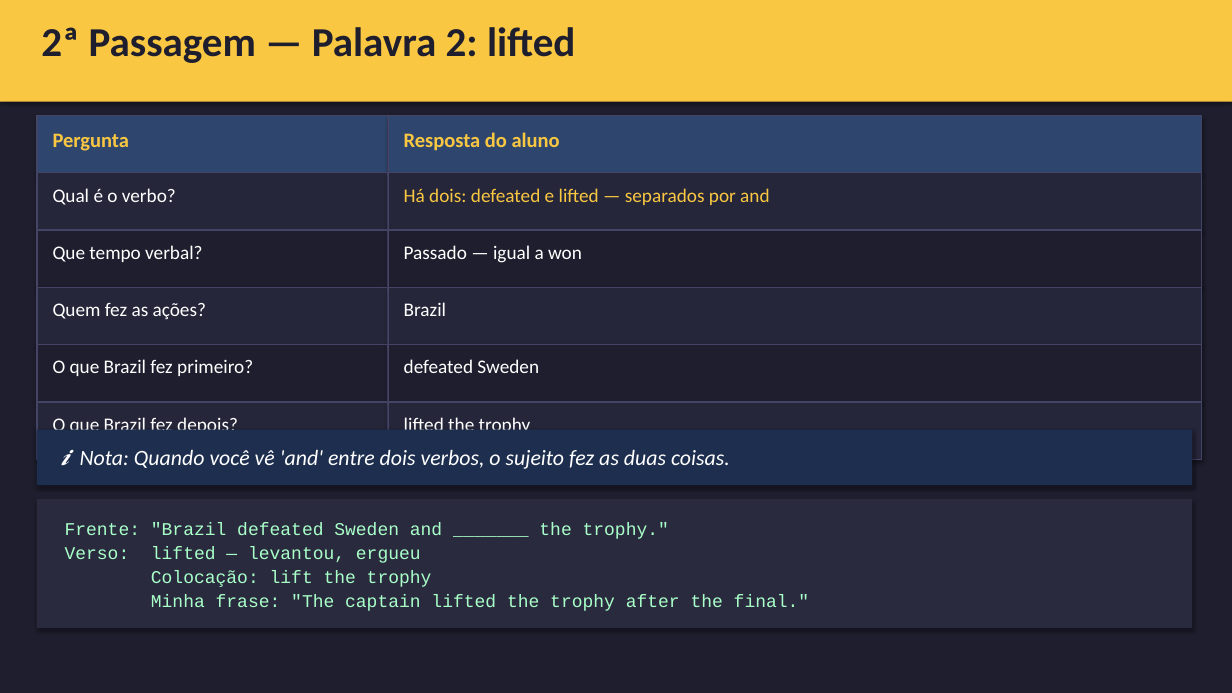
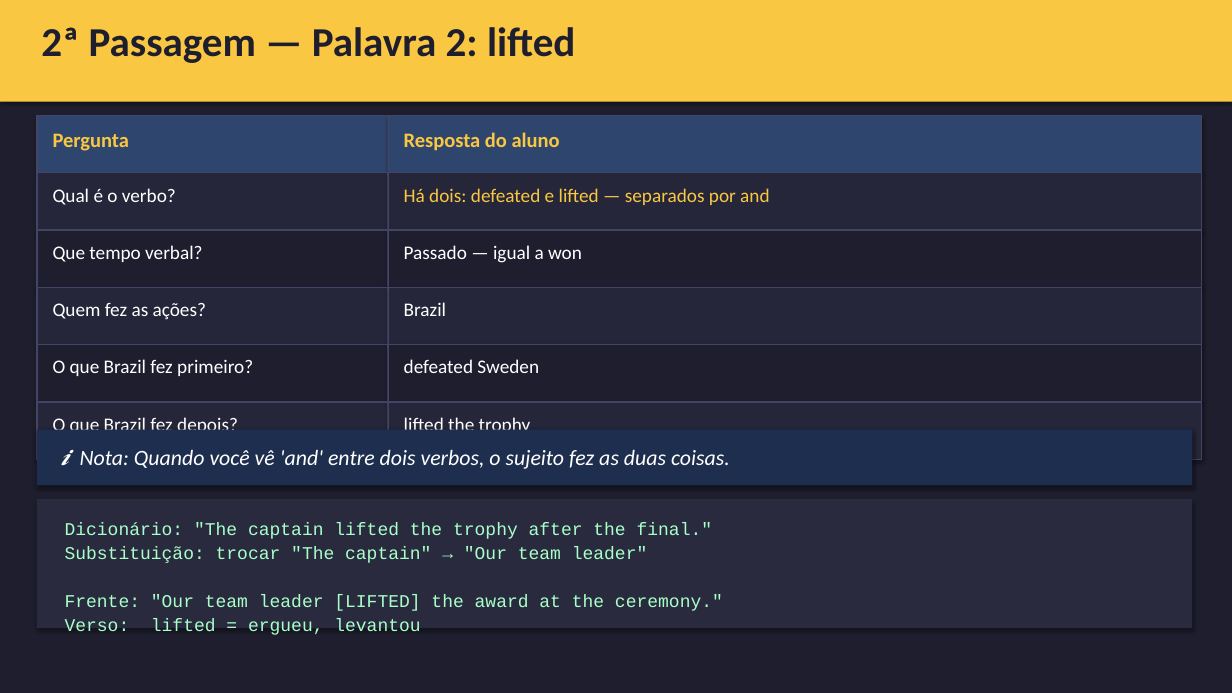
Before and after one commit to emadruga/StudyAmigoApp, a slide deck: slide 18 of placement_exam/planning_E02/E02_slides_Tier1_Duas_Passagem_v1.0.pptx. Drawn at 1232x693 pixels with LibreOffice and Linux fonts; fonts in the diff are those of the drawing. Boxes give left, top, right and bottom in pixels: in the first picture for what was removed or moved away, otherwise in the second. Text is boxed around its words. In the diff, an @@ line names an element or a change of style, - is before the commit and + after.

```diff
--- a/placement_exam/planning_E02/E02_slides_Tier1_Duas_Passagem_v1.0.pptx
+++ b/placement_exam/planning_E02/E02_slides_Tier1_Duas_Passagem_v1.0.pptx
@@ text at <box>65,522,723,631</box>: text changed @@
-Frente: "Brazil defeated Sweden and _______ the trophy."
-Verso: lifted — levantou, ergueu
-Colocação: lift the trophy
-Minha frase: "The captain lifted the trophy after the final."
+Dicionário: "The captain lifted the trophy after the final."
+Substituição: trocar "The captain" → "Our team leader"
+Frente: "Our team leader [LIFTED] the award at the ceremony."
+Verso: lifted = ergueu, levantou
```
Also in this commit, not shown: 12 other slides changed, 1 other file.
